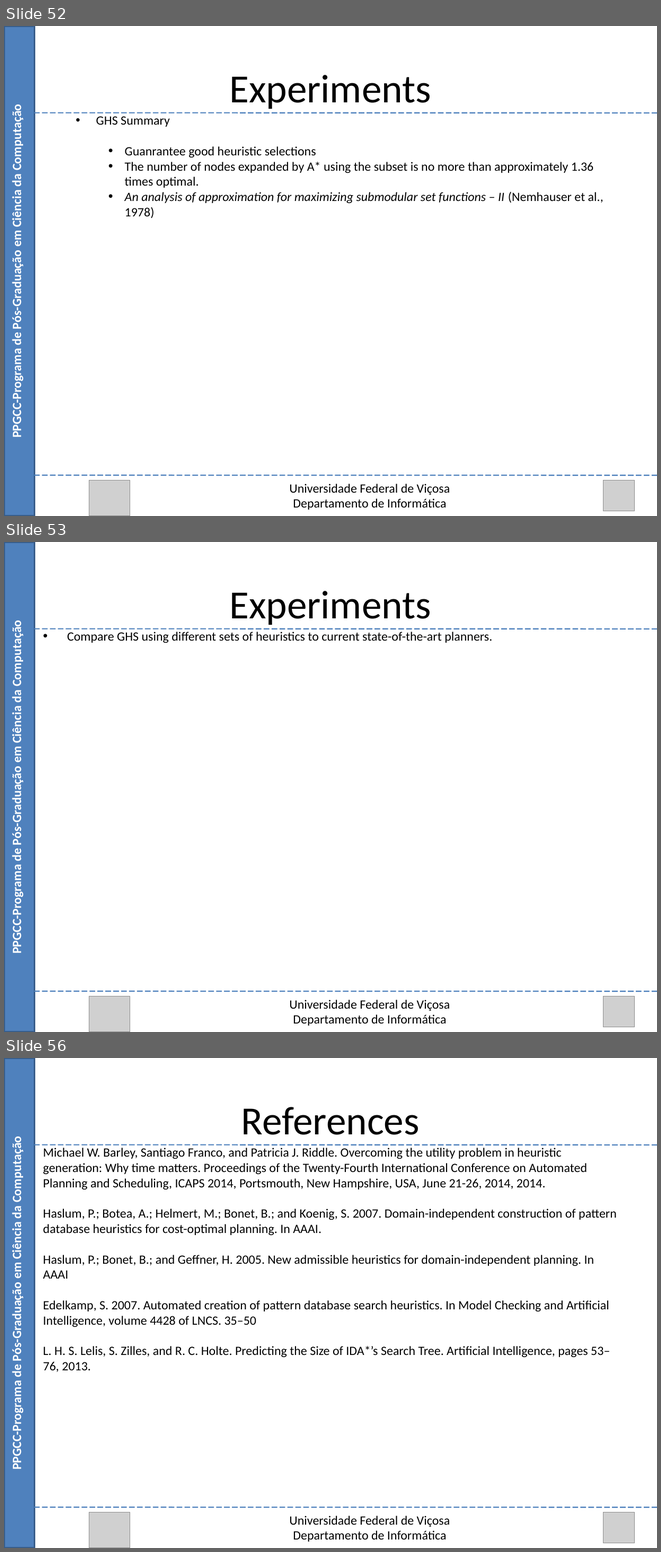
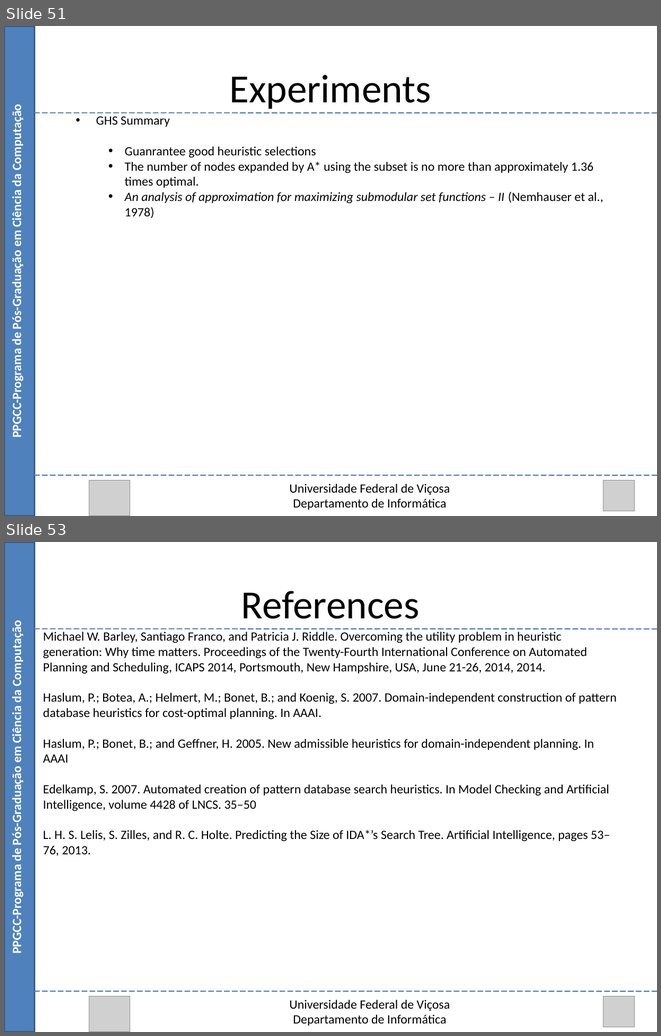
Before and after one commit to Marvinsky/research-marvin, a slide deck: latex/odp/selection heuristics.odp. Shown one above the other, each under a label of ours: slides 52, 53 and 56 before the commit, slides 51 and 53 after it; the slides between them are not shown. The pictures are 661x1552 and 661x1036 pixels, drawn with LibreOffice and Linux fonts; fonts in the diff are those of the drawing; grey boxes stand for pictures. Boxes give left, top, right and bottom in pixels: in the first picture for what was removed or moved away, otherwise in the second. Text is boxed around its words. In the diff, an @@ line names an element or a change of style, - is before the commit and + after.

Commit message:
24/08/15 selection heuristics update

```diff
--- a/latex/odp/selection heuristics.odp
+++ b/latex/odp/selection heuristics.odp
@@ slide 53 removed at (4,542,657,1032), background #FFFFFF @@
@@ rectangle removed at (4,542,35,1032) @@
@@ text removed at (229,591,431,625) @@
-Experiments
@@ text removed at (9,626,24,951) @@
-PPGCC-Programa de Pós-Graduação em Ciência da Computação
@@ line removed from (35, 629) to (657, 629) @@
@@ text removed at (67,632,492,643) @@
-• Compare GHS using different sets of heuristics to current state-of-the-art planners.
@@ line removed from (35, 991) to (657, 991) @@
@@ picture removed at (89,996,130,1032) @@
@@ text removed at (289,999,450,1025) @@
-Universidade Federal de Viçosa
-Departamento de Informática
@@ picture removed at (603,996,634,1026) @@
@@ what was slide 52 is now slide 51 @@
@@ what was slide 56 is now slide 53 @@
```
Also in this commit, not shown: 7 slides changed, 2 other slides removed, 1 other file.
